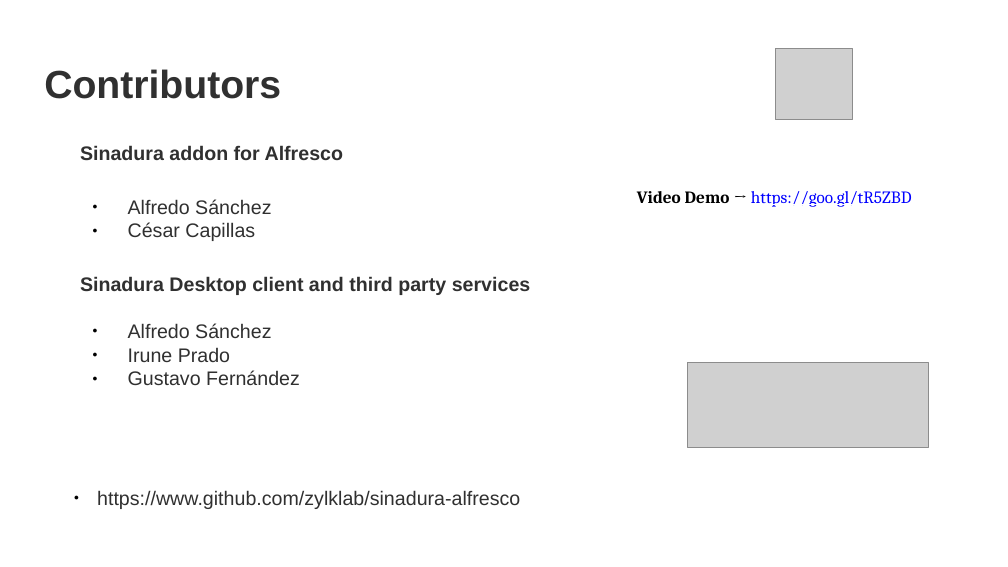
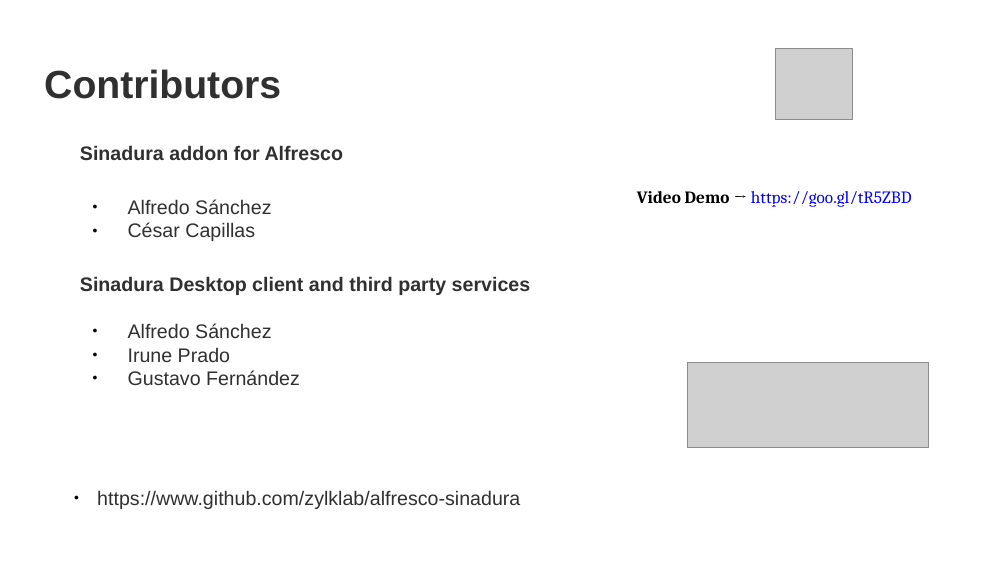
Before and after one commit to OrderOfTheBee/beecon, a slide deck: slide 13 of 2017/assets/files/L09/L09-Sinadura ECM Protocol-based signatures for Alfresco [Lightning Talk (5 m)].pptx. Drawn at 1008x567 pixels with LibreOffice and Linux fonts; fonts in the diff are those of the drawing; grey boxes stand for pictures; background and template pictures are left out. Boxes give left, top, right and bottom in pixels: in the first picture for what was removed or moved away, otherwise in the second. Text is boxed around its words. In the diff, an @@ line names an element or a change of style, - is before the commit and + after.

```diff
--- a/2017/assets/files/L09/L09-Sinadura ECM Protocol-based signatures for Alfresco [Lightning Talk (5 m)].pptx
+++ b/2017/assets/files/L09/L09-Sinadura ECM Protocol-based signatures for Alfresco [Lightning Talk (5 m)].pptx
@@ text at (97,490,520,509): text changed @@
-● https://www.github.com/zylklab/sinadura-alfresco
+● https://www.github.com/zylklab/alfresco-sinadura
```
Also in this commit, not shown: 1 other slide changed, 9 other files.
